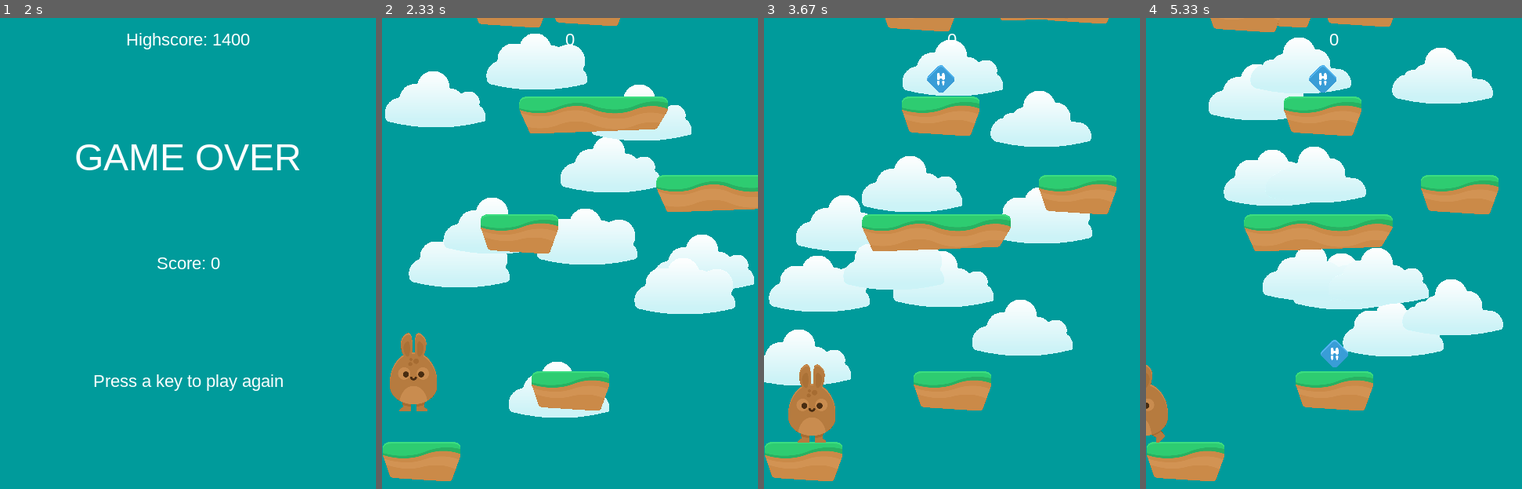
Above: before the commit, frames 1-4 (left to right).
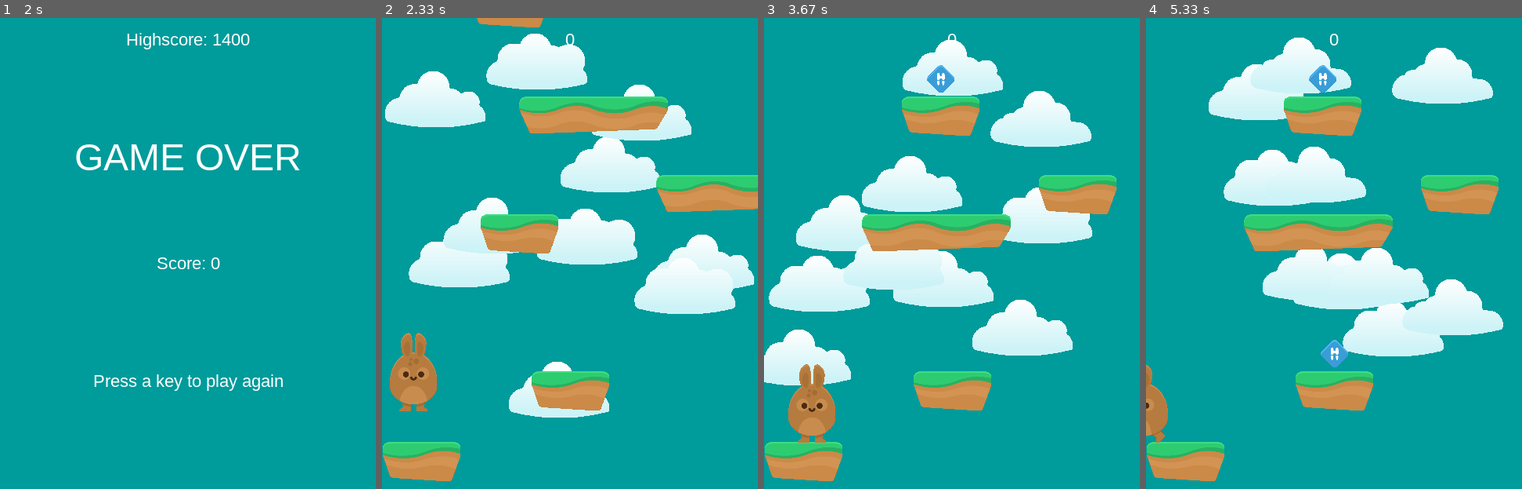
Above: after the commit, the same moments.

Repository: jonaslindemann/coderdojo_pygame
Game: pygame game, started from jumpy_game/main.py
Same seed, same stepped clock (60 frames per second), same inputs: the game is played once before the commit and once after it.
Inputs:
- Up to frame 1 (2 s): hold Right 0.33-0.8 s; hold Right 0.83-1.3 s; hold Left 1.33-1.87 s; hold Left from 1.9 s (still down)
- Up to frame 2 (2.33 s): release Left at 2.3 s
- Up to frame 3 (3.67 s): hold Right 2.33-2.97 s; hold Left 3-3.47 s; hold Right from 3.5 s (still down)
- Up to frame 4 (5.33 s): release Right at 3.97 s; hold Right 4-4.47 s; hold Left 4.5-5.03 s; hold Left from 5.07 s (still down)

Frame 1 is identical in both runs. In frame 2, 0.2% of the frame differs, in the area x 46-64%, y 0-2%; in frame 3, 0.6%; in frame 4, 0.9%, in the area x 17-66%, y 0-3%.

Commit message:
Fixed bug in sprite initialisation

Diff:
--- a/jumpy_game/game.py
+++ b/jumpy_game/game.py
@@ -33,6 +33,9 @@
         self.clock = pg.time.Clock()
         self.fps = fps
 
+        self.init_sprites()
+
+    def init_sprites(self):
         self.all_sprites = pg.sprite.LayeredUpdates()
 
     def create_sprite_group(self):
--- a/jumpy_game/main.py
+++ b/jumpy_game/main.py
@@ -34,6 +34,8 @@
     def new(self):
 
         self.score = 0
+
+        self.init_sprites()
 
         self.platforms = self.create_sprite_group()
         self.powerups = self.create_sprite_group()
